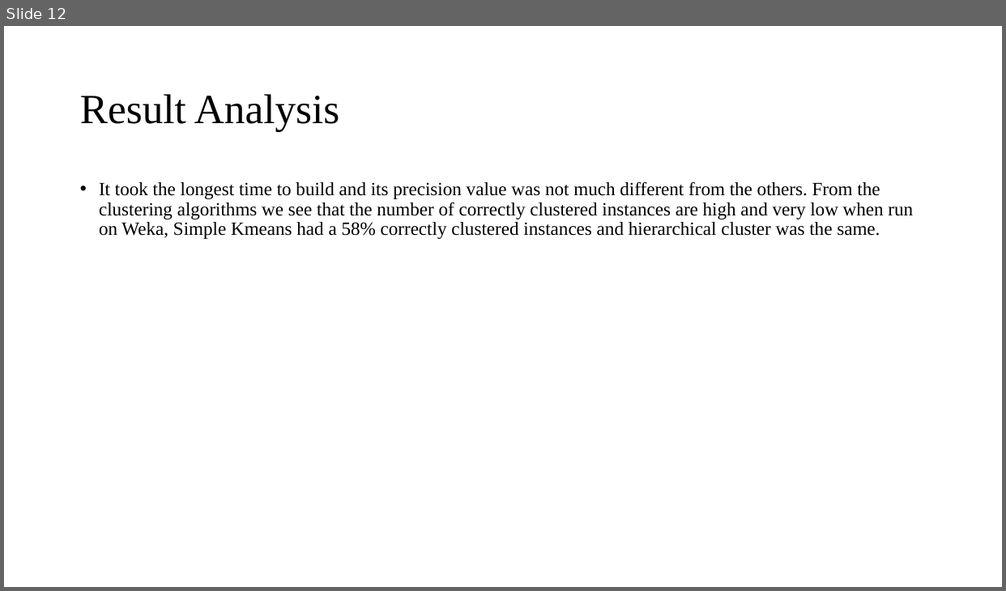
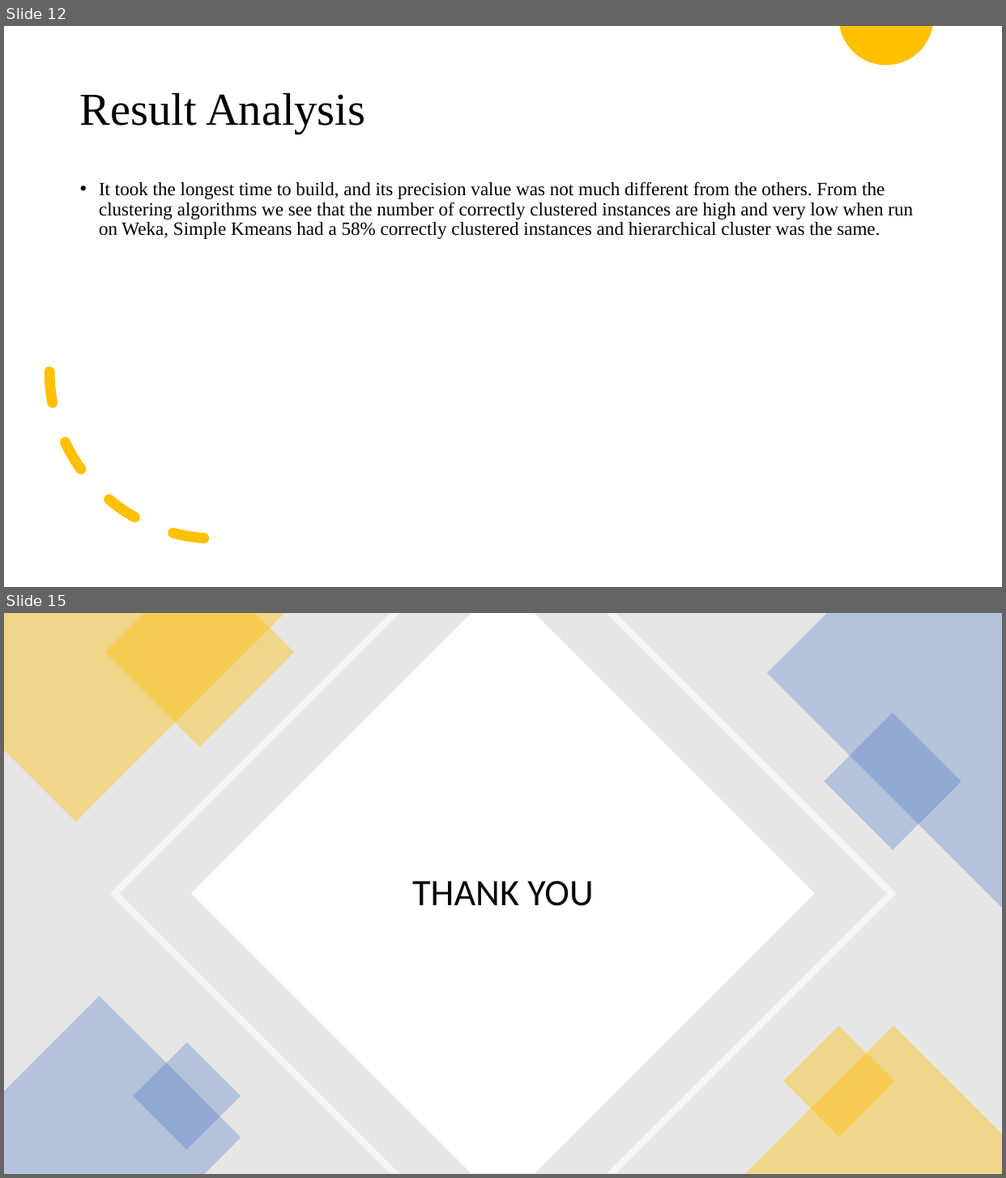
Before and after one commit to Celestina-ayeni/Dissertation, a slide deck: DissertationPresentation.pptx. Shown one above the other, each under a label of ours: slide 12 before the commit, slides 12 and 15 after it; the slides between them are not shown. The pictures are 1006x591 and 1006x1178 pixels, drawn with LibreOffice and Linux fonts; fonts in the diff are those of the drawing. Boxes give left, top, right and bottom in pixels: in the first picture for what was removed or moved away, otherwise in the second. Text is boxed around its words. In the diff, an @@ line names an element or a change of style, - is before the commit and + after.

```diff
--- a/DissertationPresentation.pptx
+++ b/DissertationPresentation.pptx
@@ slide 15 added at [4, 613, 1002, 1174], background #FFFFFF @@
@@ rectangle added at [4, 613, 1002, 1174], fill #E7E6E6 @@
@@ freeform shape added at [4, 613, 284, 822], fill #FFC000 at 40% opacity @@
@@ freeform shape added at [105, 613, 295, 747], fill #FFC000 at 40% opacity @@
@@ freeform shape added at [109, 613, 897, 1174], fill #FFFFFF at 60% opacity @@
@@ freeform shape added at [191, 613, 815, 1174], fill #FFFFFF @@
@@ freeform shape added at [767, 613, 1002, 908], fill #4472C4 at 30% opacity @@
@@ rectangle added at [824, 713, 961, 850], fill #4472C4 at 30% opacity @@
@@ title added at [412, 881, 593, 906], 36 pt, text #080808 @@
+THANK YOU
@@ freeform shape added at [4, 997, 241, 1174], fill #4472C4 at 30% opacity @@
@@ rectangle added at [783, 1025, 895, 1137], fill #FFC000 at 40% opacity @@
@@ rectangle added at [134, 1042, 241, 1151], fill #4472C4 at 30% opacity @@
@@ freeform shape added at [744, 1026, 1002, 1174], fill #FFC000 at 40% opacity @@
@@ slide 12 changed as well @@
@@ freeform shape added at [839, 26, 932, 65], fill #FFC000 @@
@@ title "Result Analysis" at [80, 92, 365, 134]: size 40 to 44 pt @@
@@ text at [99, 182, 913, 239]: text changed @@
-• It took the longest time to build and its precision value was not much different from the others. From the clustering algorithms we see that the number of correctly clustered instances are high and very low when run on Weka, Simple Kmeans had a 58% correctly clustered instances and hierarchical cluster was the same.
+• It took the longest time to build, and its precision value was not much different from the others. From the clustering algorithms we see that the number of correctly clustered instances are high and very low when run on Weka, Simple Kmeans had a 58% correctly clustered instances and hierarchical cluster was the same.
@@ arc (boxed as its full ellipse) added at [49, 205, 385, 540], outline #FFC000 10 pt dashed @@
```
Also in this commit, not shown: 13 other slides changed.
